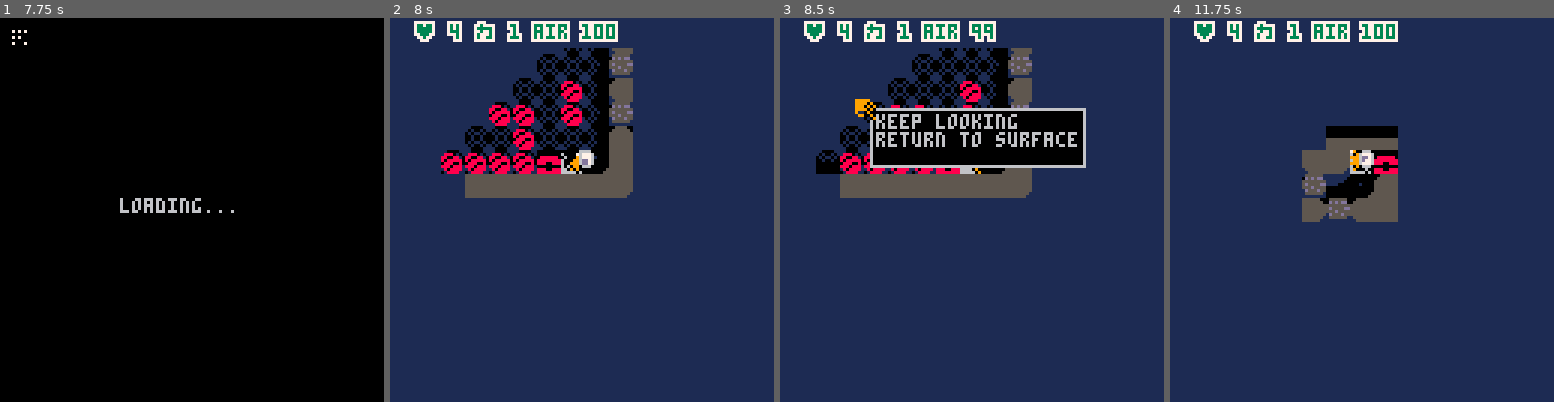
Above: before the commit, frames 1-4 (left to right).
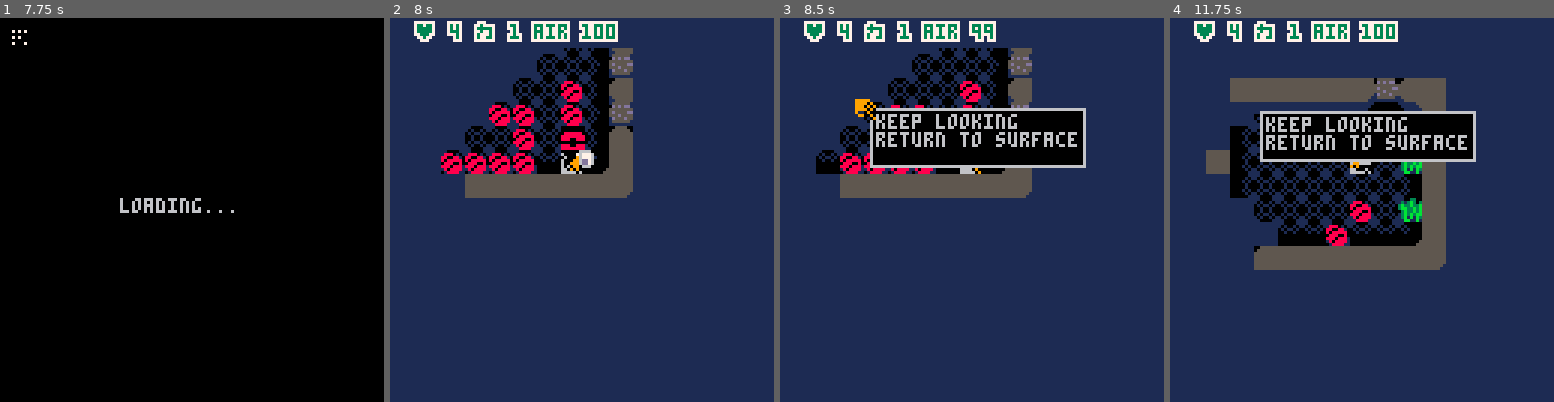
Above: after the commit, the same moments.

Repository: chebastian/picoabyss
Game: PICO-8 cartridge rouge.p8
Same seed, same stepped clock (60 frames per second), same inputs: the game is played once before the commit and once after it.
Inputs:
- Up to frame 1 (7.75 s): tap X (X key) at 0.33, 1.07, 1.85, 2.97, 4.08, 5.2, 6.32, 7.43 s; tap O (Z key) at 0.7, 1.7, 2.1, 2.5, 2.9, 3.3, 3.7, 4.1, 4.5, 4.9, 5.3, 5.7, 6.1, 6.5, 6.9, 7.3, 7.7 s; hold Right 1.6-2.1 s; hold Up 2.15-2.42 s; hold Right 2.47-3.03 s; hold Left 3.08-3.58 s; hold Down 3.63-3.97 s; hold Right 4.02-4.68 s; hold Up 4.73-5.03 s; hold Left 5.08-5.68 s; hold Down 5.73-6.03 s; hold Right 6.08-6.58 s; hold Right 6.63-7.13 s; hold Up 7.18-7.45 s; hold Right from 7.5 s (still down)
- Up to frame 2 (8 s): keep holding Right
- Up to frame 3 (8.5 s): release Right at 8.07 s; tap O (Z key) at 8.1 s; hold Left from 8.12 s (still down)
- Up to frame 4 (11.75 s): tap O (Z key) every 0.4 s from 8.5 to 11.7 s; tap X (X key) at 8.55, 9.67, 10.78 s; release Left at 8.62 s; hold Down 8.67-9 s; hold Right 9.05-9.72 s; hold Up 9.77-10.07 s; hold Left 10.12-10.72 s; hold Down 10.77-11.07 s; hold Right 11.12-11.62 s

Frame 1 is identical in both runs. In frame 2, 0.5% of the frame differs, in the area x 38-51%, y 28-41%; in frame 3, less than 0.1%; in frame 4, 23%, in the area x 9-80%, y 15-66%.

Commit message:
add chests and make all clams hold air

Diff:
--- a/ent.lua
+++ b/ent.lua
@@ -84,10 +84,38 @@
   end
 end
 
+function get_rnd_itm(itms,inv)
+  local itm_lookup = {}
+  for itm in all(itms) do
+
+  end
+end
+
+function except(a,exc)
+  local exc_set = {}
+  for ie in all(exc) do
+    exc_set[ie] = true
+  end
+
+  local res = {}
+  for ia in all(a) do
+    if not exc_set[ia] then
+      add(res,id)
+    end
+  end
+
+  return res
+end
+
 function on_open(ent, atk, np, d)
   bump_at(atk, d)
   if fget(ent.sprid, _fchest) and is_player(atk) then
-    local itm_idx = arr_choose(_lo_chst)
+    local itm_idx = arr_choose(_lo_clam)
+    -- only lookup items in item carrying chests, all clams contains air
+    if ent.has_item then
+      itm_idx = arr_choose(_lo_chst)
+    end
+
     if _keyp.x == ent.pos.x and _keyp.y == ent.pos.y then
       add_itm(_lvlkey,clone_p(ent.pos))
     elseif itm_idx >= 0 then
--- a/game.lua
+++ b/game.lua
@@ -36,11 +36,14 @@
 	_mobchest,
 	_mobgrass,
 	-- 11 waterline
-	_mobanchor = csv_to_val("8,9,10,12")
+	_mobanchor,
+	_mobwave,
+	_mobboat,
+	_mobchest2 = csv_to_val("8,9,10,12,13,14,15")
 
 	_hp = csv_to_arr("4,1,5,1,1,1,3,1,0")
 	_atk = csv_to_arr("1,2,1,1,1,0,1,1,0,0")
-	_anims = csv_to_arr("240,206,226,198,214,222,218,68,70,72,50,90,33,248")
+	_anims = csv_to_arr("240,206,226,198,214,222,218,68,70,72,50,90,33,248,86")
 	_mobupd = {}
 	_mobupd[_mobmine] = upd_mine
 	_mobupd[_mobsqid] = upd_sqid
--- a/gen.lua
+++ b/gen.lua
@@ -553,6 +553,7 @@
 end
 
 function add_slimes()
+  _chests = {}
   mapsig(function(x, y, sig)
     local r1, r3 = rnd(1000),
         rnd(1000)
@@ -563,6 +564,13 @@
       end
     end
   end)
+
+  local numC = flr(#_chests*0.1)
+  for i = 1, numC, 1 do
+    local ch = arr_choose(_chests)
+    ch.sprid = _anims[_mobchest2]
+    ch.has_item = true
+  end
 end
 
 function gen_traps(x, y, sig, r)
@@ -587,7 +595,8 @@
     add_fmob(_mobgrass, po, true)
     return true
   elseif idx == 1 then
-    add_fmob(_mobchest, po, false)
+    local chest = add_fmob(_mobchest, po)
+    add(_chests, chest)
     return true
   end
 
